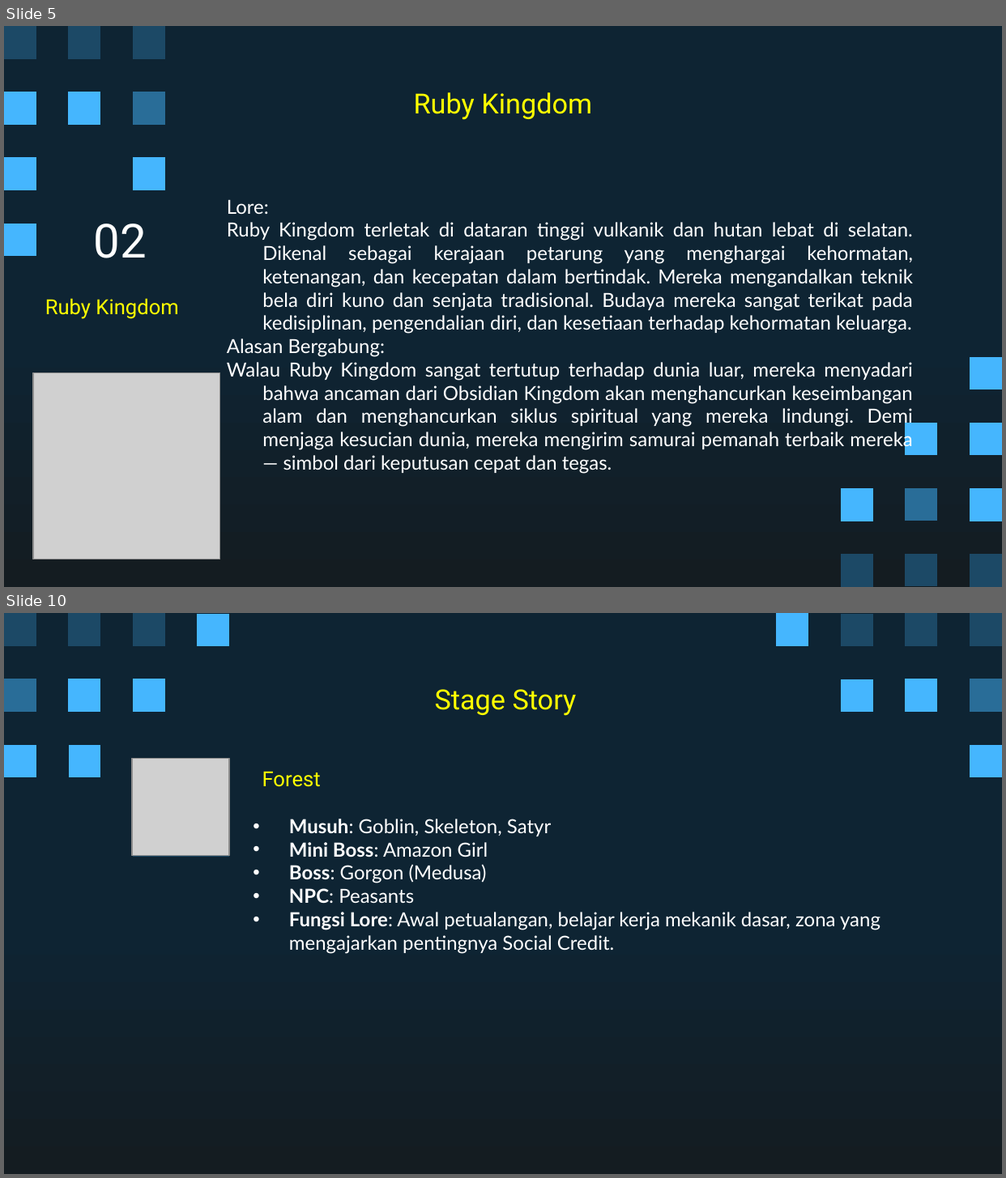
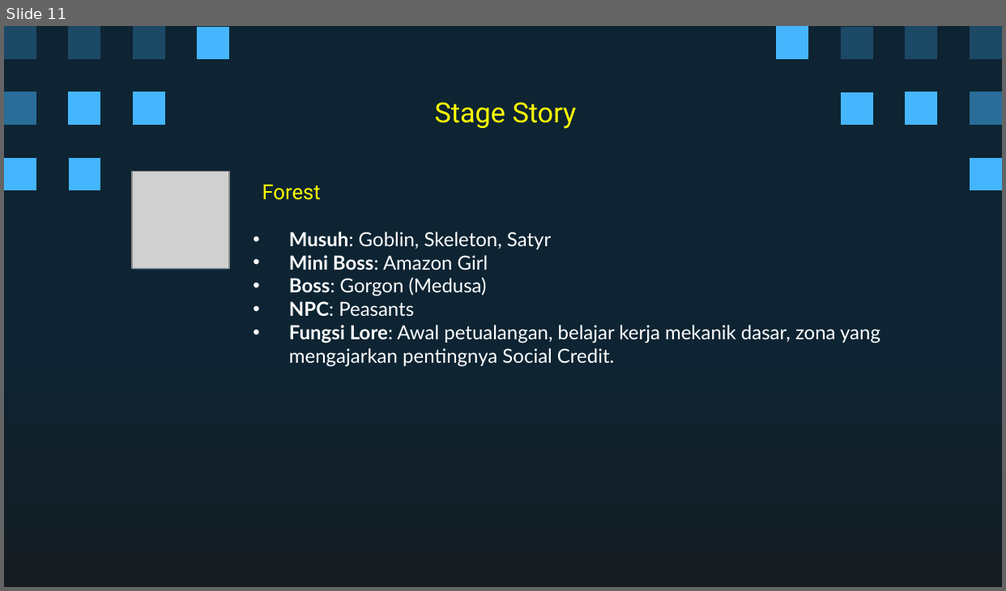
Before and after one commit to Ricardhad/gameProgProject, a slide deck: Super Pixel Vintage Gaming by Slidesgo.pptx. Shown one above the other, each under a label of ours: slides 5 and 10 before the commit, slide 11 after it; the slides between them are not shown. The pictures are 1006x1178 and 1006x591 pixels, drawn with LibreOffice and Linux fonts; fonts in the diff are those of the drawing; grey boxes stand for pictures. Boxes give left, top, right and bottom in pixels: in the first picture for what was removed or moved away, otherwise in the second. Text is boxed around its words. In the diff, an @@ line names an element or a change of style, - is before the commit and + after.

```diff
--- a/Super Pixel Vintage Gaming by Slidesgo.pptx
+++ b/Super Pixel Vintage Gaming by Slidesgo.pptx
@@ slide 5 removed at (x1=4, y1=26, x2=1002, y2=587), background gradient #0E2433 to #141C21; not listed: 5 template elements that a slide beside it also shows @@
@@ freeform shape removed at (x1=4, y1=92, x2=36, y2=125) @@
@@ freeform shape removed at (x1=133, y1=92, x2=164, y2=125) @@
@@ title removed at (x1=414, y1=92, x2=592, y2=120) @@
-Ruby Kingdom
@@ freeform shape removed at (x1=133, y1=158, x2=164, y2=190) @@
@@ subtitle removed at (x1=227, y1=199, x2=913, y2=474) @@
-Lore:
-Ruby Kingdom terletak di dataran tinggi vulkanik dan hutan lebat di selatan. Dikenal sebagai kerajaan petarung yang menghargai kehormatan, ketenangan, dan kecepatan dalam bertindak. Mereka mengandalkan teknik bela diri kuno dan senjata tradisional. Budaya mereka sangat terikat pada kedisiplinan, pengendalian diri, dan kesetiaan terhadap kehormatan keluarga.
-Alasan Bergabung:
-Walau Ruby Kingdom sangat tertutup terhadap dunia luar, mereka menyadari bahwa ancaman dari Obsidian Kingdom akan menghancurkan keseimbangan alam dan menghancurkan siklus spiritual yang mereka lindungi. Demi menjaga kesucian dunia, mereka mengirim samurai pemanah terbaik mereka — simbol dari keputusan cepat dan tegas.
@@ freeform shape removed at (x1=4, y1=224, x2=36, y2=257) @@
@@ title removed at (x1=94, y1=224, x2=147, y2=258) @@
-02
@@ subtitle removed at (x1=45, y1=298, x2=178, y2=319) @@
-Ruby Kingdom
@@ freeform shape removed at (x1=970, y1=357, x2=1002, y2=390) @@
@@ picture removed at (x1=33, y1=373, x2=219, y2=560) @@
@@ freeform shape removed at (x1=905, y1=422, x2=937, y2=455) @@
@@ freeform shape removed at (x1=969, y1=423, x2=1001, y2=456) @@
@@ freeform shape removed at (x1=840, y1=488, x2=872, y2=521) @@
@@ freeform shape removed at (x1=905, y1=488, x2=937, y2=521) @@
@@ freeform shape removed at (x1=969, y1=488, x2=1001, y2=521) @@
@@ freeform shape removed at (x1=840, y1=555, x2=872, y2=587) @@
@@ freeform shape removed at (x1=905, y1=554, x2=937, y2=587) @@
@@ freeform shape removed at (x1=969, y1=554, x2=1001, y2=587) @@
@@ what was slide 10 is now slide 11 @@
```
Also in this commit, not shown: 8 slides changed, 5 slides added, 4 other slides removed.
